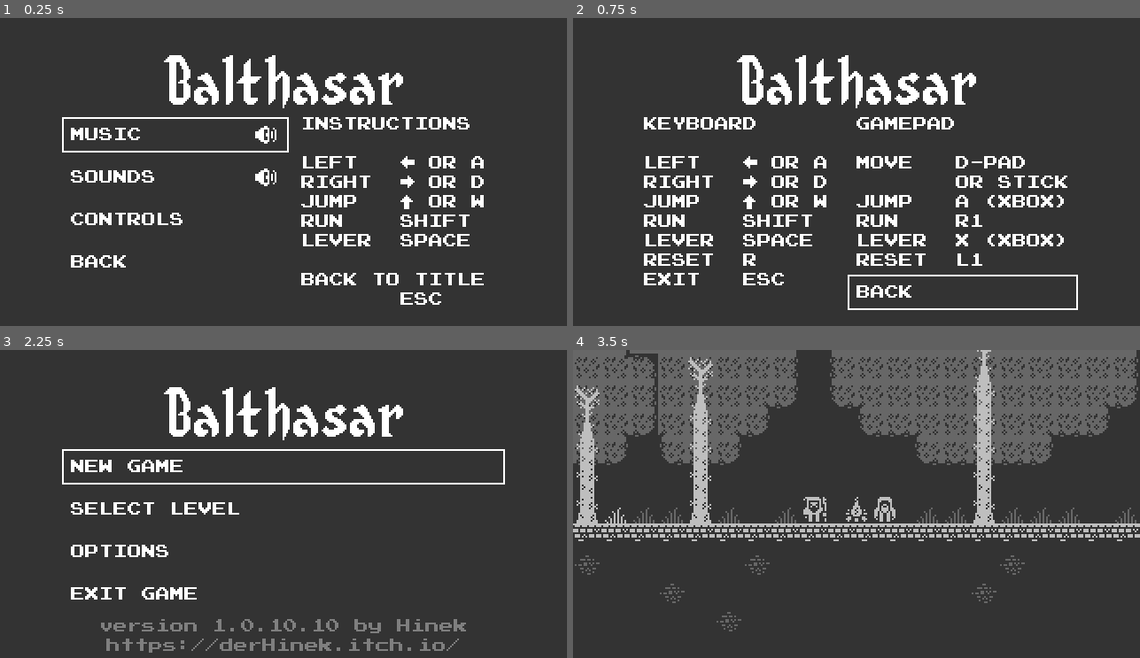
Above: before the commit, frames 1-4 (two rows, left to right).
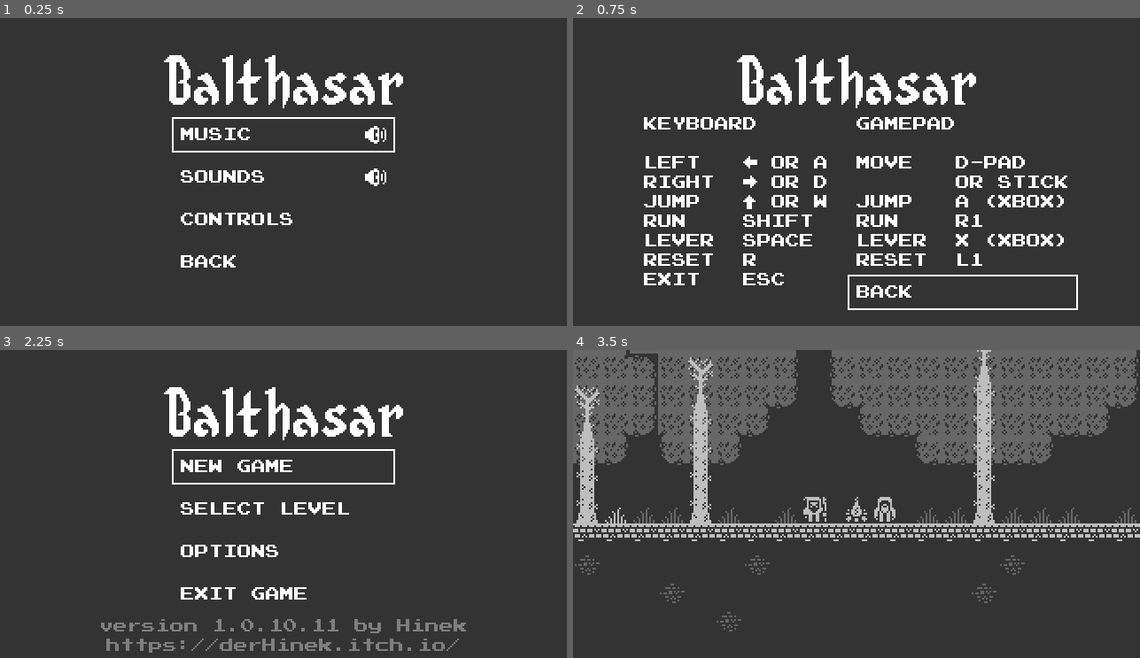
Above: after the commit, the same moments.

Repository: hinek/Balthasar
Game: Godot game, scene res://menu/Options.tscn
The game is run twice, just before and just after one commit, with the same random seed, the same clock (stepped at 60 frames per second) and the same inputs. This scene is started directly instead of the project's main scene.
Inputs:
- Up to frame 1 (0.25 s): no input
- Up to frame 2 (0.75 s): click "Controls" at 0.5 s
- Up to frame 3 (2.25 s): click "Back" at 1.25 s; click "Back" at 2 s
- Up to frame 4 (3.5 s): click "New Game" at 2.75 s

The runs differ from the first frame. In frame 1, 6.5% of the frame differs, in the area x 10-86%, y 32-94%; in frame 2, nothing differs; in frame 3, 3.6%; in frame 4, nothing differs.

Commit message:
1.0.10.11 Improved menus

Diff:
--- a/game/menu/LevelSelect.tscn
+++ b/game/menu/LevelSelect.tscn
@@ -47,8 +47,18 @@
 margin_bottom = 140.0
 size_flags_vertical = 3
 
+[node name="LeftSpace" type="Control" parent="Menu/CenterRow"]
+margin_right = 57.0
+margin_bottom = 104.0
+size_flags_horizontal = 3
+size_flags_stretch_ratio = 0.5
+__meta__ = {
+"_editor_description_": ""
+}
+
 [node name="VBoxContainer" type="VBoxContainer" parent="Menu/CenterRow"]
-margin_right = 118.0
+margin_left = 61.0
+margin_right = 179.0
 margin_bottom = 104.0
 
 [node name="ButtonGrid" type="GridContainer" parent="Menu/CenterRow/VBoxContainer"]
@@ -216,3 +226,13 @@
 margin_bottom = 66.0
 button_text = "Back"
 scene_to_load = "res://menu/TitleScreen.tscn"
+
+[node name="RightSpace" type="Control" parent="Menu/CenterRow"]
+margin_left = 183.0
+margin_right = 240.0
+margin_bottom = 104.0
+size_flags_horizontal = 3
+size_flags_stretch_ratio = 0.5
+__meta__ = {
+"_editor_description_": ""
+}
--- a/game/menu/Options.tscn
+++ b/game/menu/Options.tscn
@@ -1,10 +1,9 @@
-[gd_scene load_steps=6 format=2]
+[gd_scene load_steps=5 format=2]
 
 [ext_resource path="res://menu/MenuButton.tscn" type="PackedScene" id=1]
 [ext_resource path="res://images/title32.png" type="Texture" id=2]
 [ext_resource path="res://images/tileset.png" type="Texture" id=3]
 [ext_resource path="res://menu/Options.gd" type="Script" id=4]
-[ext_resource path="res://fonts/menu-font.tres" type="DynamicFont" id=5]
 
 [node name="Options" type="Control"]
 anchor_right = 1.0
@@ -35,17 +34,24 @@
 [node name="CenterRow" type="HBoxContainer" parent="Menu"]
 margin_top = 36.0
 margin_right = 240.0
-margin_bottom = 154.0
+margin_bottom = 140.0
 size_flags_vertical = 3
 
+[node name="LeftSpace" type="Control" parent="Menu/CenterRow"]
+margin_right = 58.0
+margin_bottom = 104.0
+size_flags_horizontal = 3
+size_flags_stretch_ratio = 0.5
+
 [node name="Buttons" type="VBoxContainer" parent="Menu/CenterRow"]
-margin_right = 118.0
-margin_bottom = 118.0
+margin_left = 62.0
+margin_right = 178.0
+margin_bottom = 104.0
 size_flags_horizontal = 3
 size_flags_vertical = 3
 
 [node name="ToggleMusic" parent="Menu/CenterRow/Buttons" instance=ExtResource( 1 )]
-margin_right = 118.0
+margin_right = 116.0
 button_text = "Music"
 
 [node name="Icon" type="Sprite" parent="Menu/CenterRow/Buttons/ToggleMusic"]
@@ -60,7 +66,7 @@
 
 [node name="ToggleSfx" parent="Menu/CenterRow/Buttons" instance=ExtResource( 1 )]
 margin_top = 24.0
-margin_right = 118.0
+margin_right = 116.0
 margin_bottom = 44.0
 button_text = "Sounds"
 
@@ -76,43 +82,23 @@
 
 [node name="Controls" parent="Menu/CenterRow/Buttons" instance=ExtResource( 1 )]
 margin_top = 48.0
-margin_right = 118.0
+margin_right = 116.0
 margin_bottom = 68.0
 button_text = "Controls"
 scene_to_load = "res://menu/Controls.tscn"
 
 [node name="Back" parent="Menu/CenterRow/Buttons" instance=ExtResource( 1 )]
 margin_top = 72.0
-margin_right = 118.0
+margin_right = 116.0
 margin_bottom = 92.0
 button_text = "Back"
 scene_to_load = "res://menu/TitleScreen.tscn"
 
-[node name="Controls" type="VBoxContainer" parent="Menu/CenterRow"]
-margin_left = 122.0
+[node name="RightSpace" type="Control" parent="Menu/CenterRow"]
+margin_left = 182.0
 margin_right = 240.0
-margin_bottom = 118.0
+margin_bottom = 104.0
 size_flags_horizontal = 3
-
-[node name="Label" type="Label" parent="Menu/CenterRow/Controls"]
-margin_right = 118.0
-margin_bottom = 118.0
-custom_fonts/font = ExtResource( 5 )
-text = " Instructions
-
- Left   ← or A
- Right  → or D
- Jump   ↑ or W
- Run    Shift
- Lever  Space
-
- Back to Title
-        ESC
-"
-valign = 1
-uppercase = true
-__meta__ = {
-"_editor_description_": ""
-}
+size_flags_stretch_ratio = 0.5
 [connection signal="pressed" from="Menu/CenterRow/Buttons/ToggleMusic" to="." method="_on_ToggleMusic_pressed"]
 [connection signal="pressed" from="Menu/CenterRow/Buttons/ToggleSfx" to="." method="_on_ToggleSfx_pressed"]
--- a/game/menu/TitleScreen.tscn
+++ b/game/menu/TitleScreen.tscn
@@ -34,32 +34,50 @@
 margin_bottom = 128.0
 size_flags_vertical = 3
 
+[node name="LeftSpace" type="Control" parent="Menu/CenterRow"]
+margin_right = 58.0
+margin_bottom = 92.0
+size_flags_horizontal = 3
+size_flags_stretch_ratio = 0.5
+
 [node name="Buttons" type="VBoxContainer" parent="Menu/CenterRow"]
-margin_right = 240.0
+margin_left = 62.0
+margin_right = 178.0
 margin_bottom = 92.0
 size_flags_horizontal = 3
 size_flags_vertical = 3
 
 [node name="NewGame" parent="Menu/CenterRow/Buttons" instance=ExtResource( 1 )]
+margin_right = 116.0
 button_text = "New Game"
 scene_to_load = "res://levels/Intro.tscn"
 
 [node name="SelectLevel" parent="Menu/CenterRow/Buttons" instance=ExtResource( 1 )]
 margin_top = 24.0
+margin_right = 116.0
 margin_bottom = 44.0
 button_text = "Select Level"
 scene_to_load = "res://menu/LevelSelect.tscn"
 
 [node name="Options" parent="Menu/CenterRow/Buttons" instance=ExtResource( 1 )]
 margin_top = 48.0
+margin_right = 116.0
 margin_bottom = 68.0
 button_text = "Options"
 scene_to_load = "res://menu/Options.tscn"
 
 [node name="Exit" parent="Menu/CenterRow/Buttons" instance=ExtResource( 1 )]
 margin_top = 72.0
+margin_right = 116.0
 margin_bottom = 92.0
 button_text = "Exit Game"
+
+[node name="RightSpace" type="Control" parent="Menu/CenterRow"]
+margin_left = 182.0
+margin_right = 240.0
+margin_bottom = 92.0
+size_flags_horizontal = 3
+size_flags_stretch_ratio = 0.5
 
 [node name="Label" type="Label" parent="Menu"]
 margin_top = 132.0
@@ -67,7 +85,7 @@
 margin_bottom = 151.0
 custom_fonts/font = ExtResource( 4 )
 custom_colors/font_color = Color( 0.498039, 0.498039, 0.498039, 1 )
-text = "version 1.0.10.10 by Hinek
+text = "version 1.0.10.11 by Hinek
 https://derHinek.itch.io/"
 align = 1
 valign = 1
